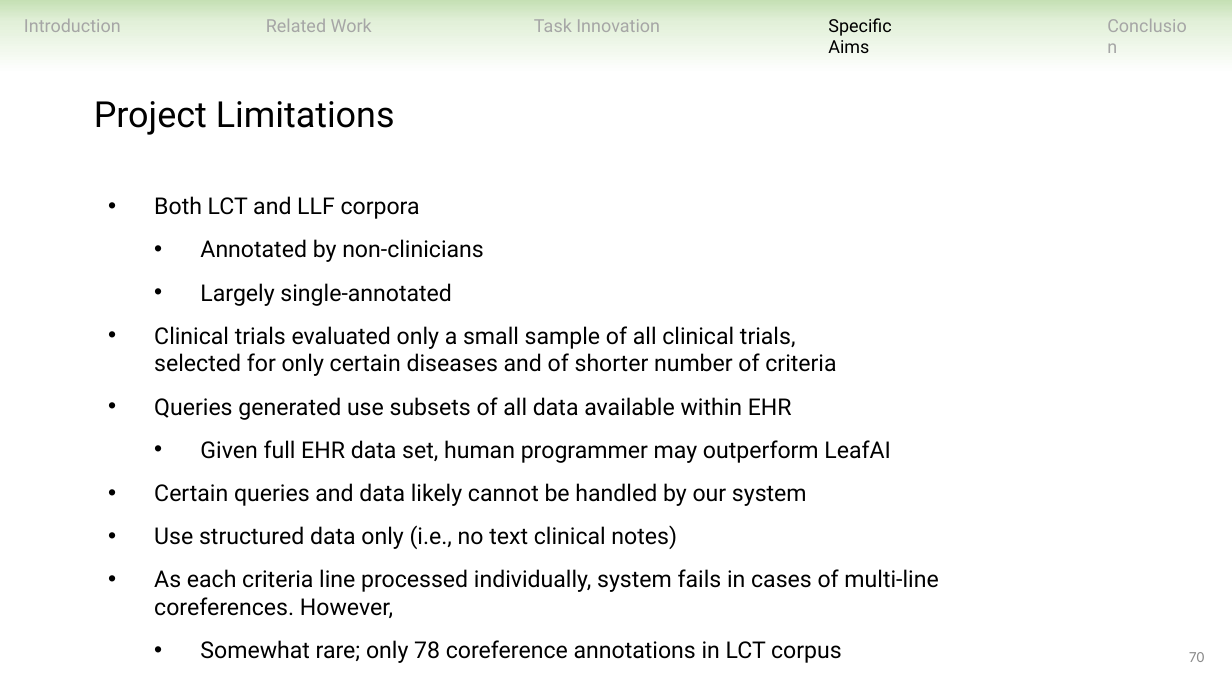
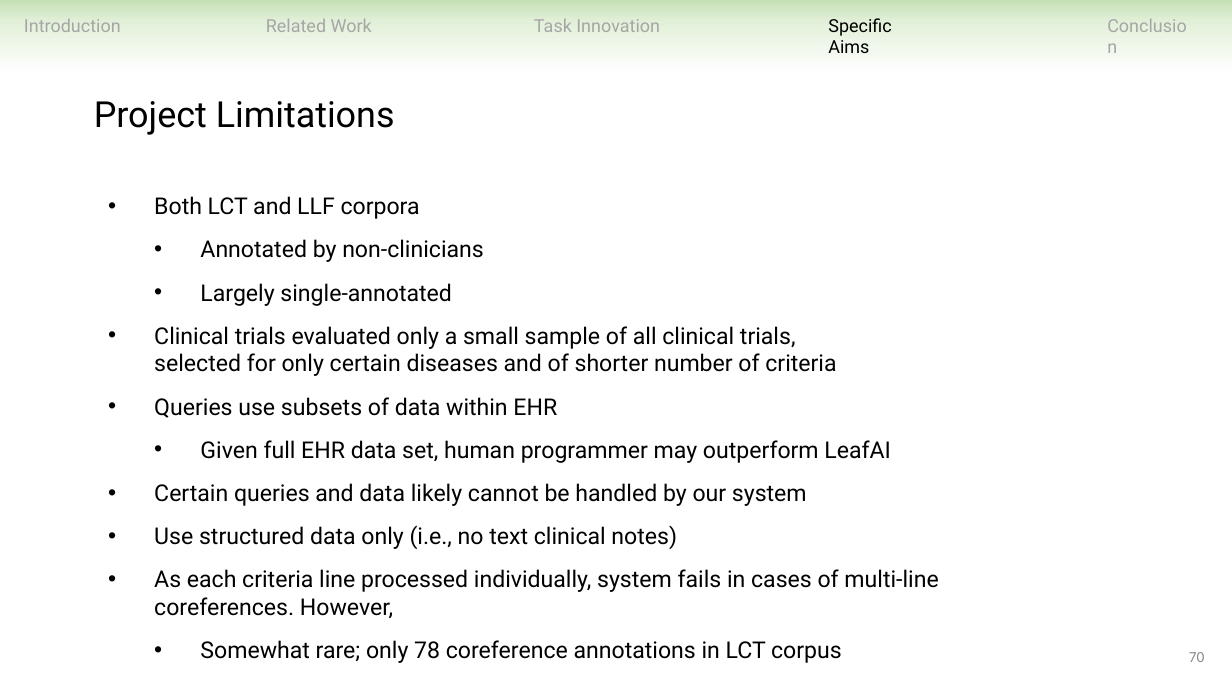
Before and after one commit to ndobb/dissertation, a slide deck: slide 70 of 4_general_exam/presentation/nic_dobbins_general_exam.pptx. Drawn at 1232x693 pixels with LibreOffice and Linux fonts; fonts in the diff are those of the drawing. Boxes give left, top, right and bottom in pixels: in the first picture for what was removed or moved away, otherwise in the second. Text is boxed around its words. In the diff, an @@ line names an element or a change of style, - is before the commit and + after.

```diff
--- a/4_general_exam/presentation/nic_dobbins_general_exam.pptx
+++ b/4_general_exam/presentation/nic_dobbins_general_exam.pptx
@@ text at bbox=[154, 397, 557, 418]: text changed @@
-• Queries generated use subsets of all data available within EHR
+• Queries use subsets of data within EHR
```
Also in this commit, not shown: 11 other slides changed, 23 other files.
